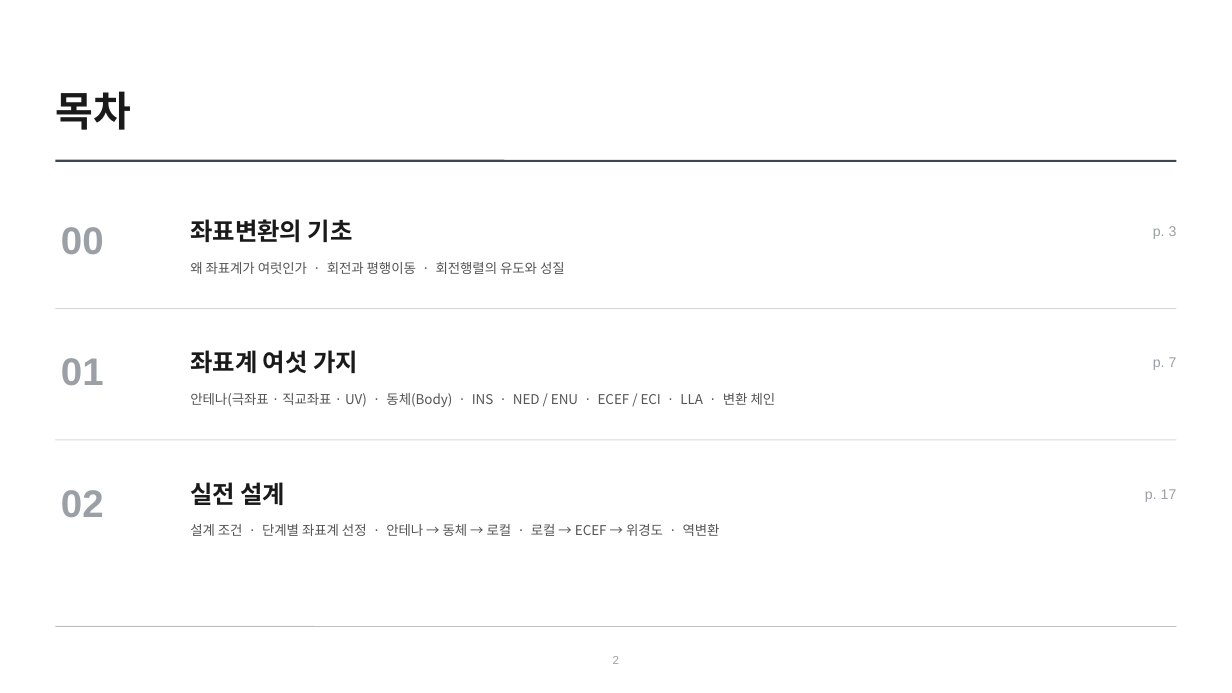
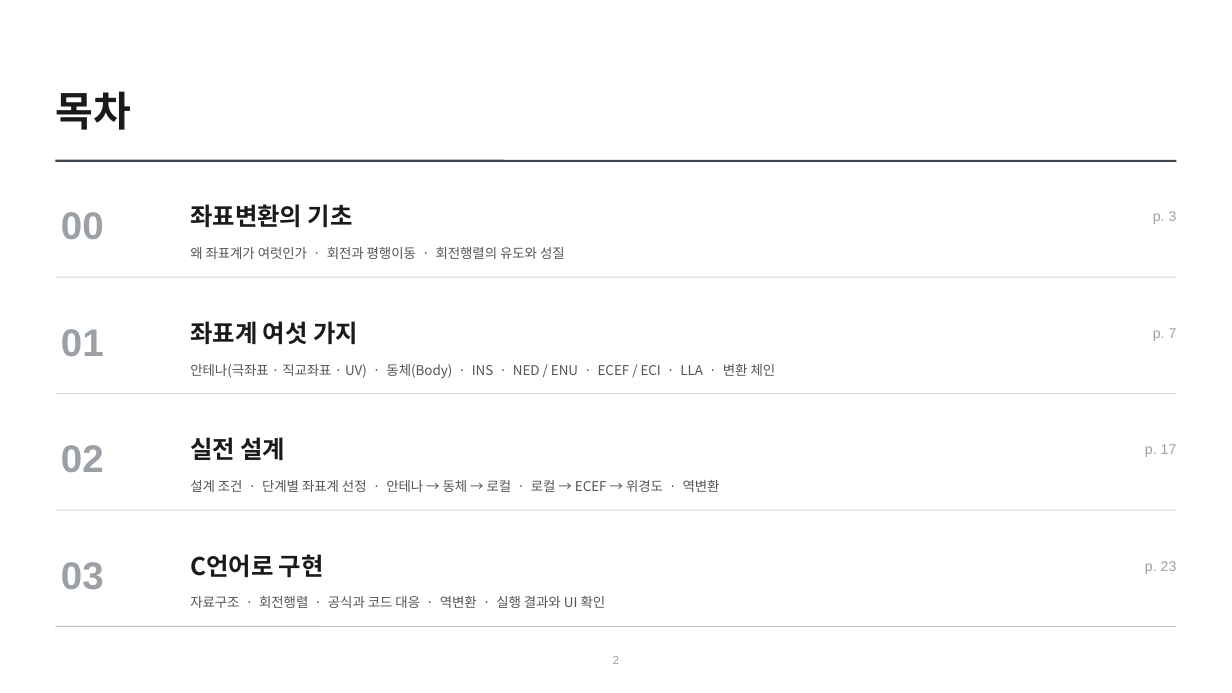
Before and after one commit to harley-hwan/radar-sw-study, a slide deck: slide 2 of Part2_CoordFrames/ref/산출물/좌표계와_좌표변환.pptx. Drawn at 1232x693 pixels with LibreOffice and Linux fonts; fonts in the diff are those of the drawing. Boxes give left, top, right and bottom in pixels: in the first picture for what was removed or moved away, otherwise in the second. Text is boxed around its words. In the diff, an @@ line names an element or a change of style, - is before the commit and + after.

```diff
--- a/Part2_CoordFrames/ref/산출물/좌표계와_좌표변환.pptx
+++ b/Part2_CoordFrames/ref/산출물/좌표계와_좌표변환.pptx
@@ 4 texts: place and size @@
-4 texts at (61, 219, 1177, 274)
+4 texts at (61, 204, 1177, 259)
@@ 4 texts, 1 line: place and size @@
-4 texts, 1 line at (55, 309, 1177, 407)
+4 texts, 1 line at (55, 277, 1177, 378)
@@ 4 texts, 1 line: place and size @@
-4 texts, 1 line at (55, 440, 1177, 536)
+4 texts, 1 line at (55, 394, 1177, 492)
@@ line added from (55, 510) to (1177, 510), #D8D8D8 0.8 pt @@
@@ text added at (61, 562, 104, 590), 30 pt, text #9AA0A6, bold @@
+03
@@ text added at (190, 554, 324, 578), 19 pt, text #1A1A1A, bold @@
+C언어로 구현
@@ text added at (1145, 561, 1177, 574), 11 pt, text #9AA0A6 @@
+p. 23
@@ text added at (190, 596, 606, 608), 10.5 pt, text #555555 @@
+자료구조 · 회전행렬 · 공식과 코드 대응 · 역변환 · 실행 결과와 UI 확인
```
Also in this commit, not shown: 9 slides added, 3 other files.
